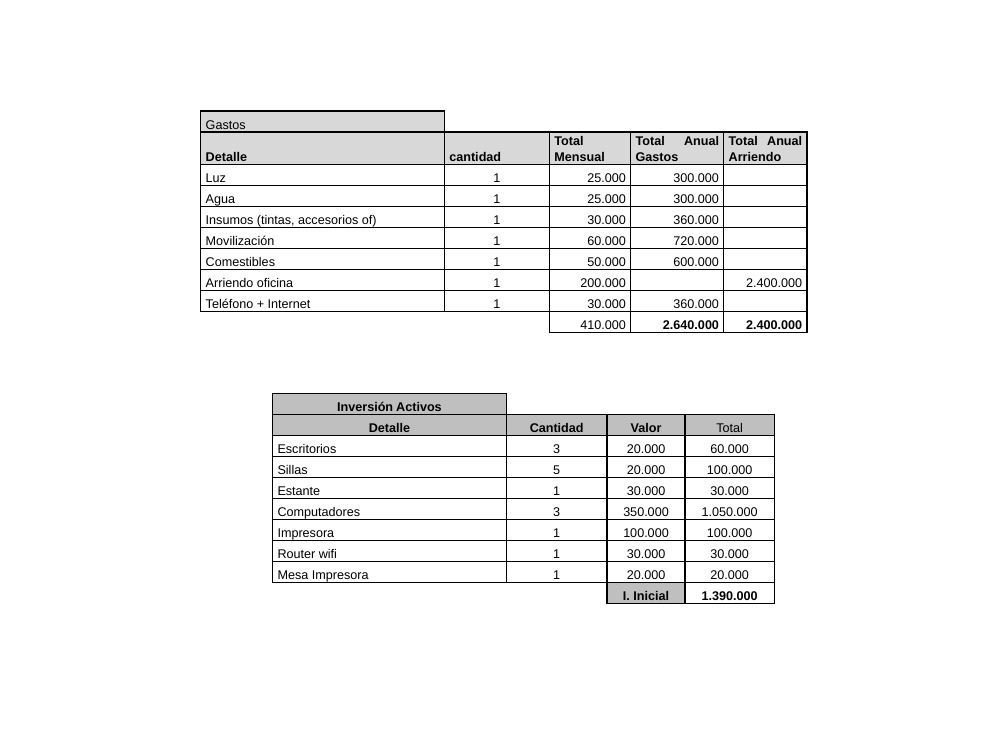
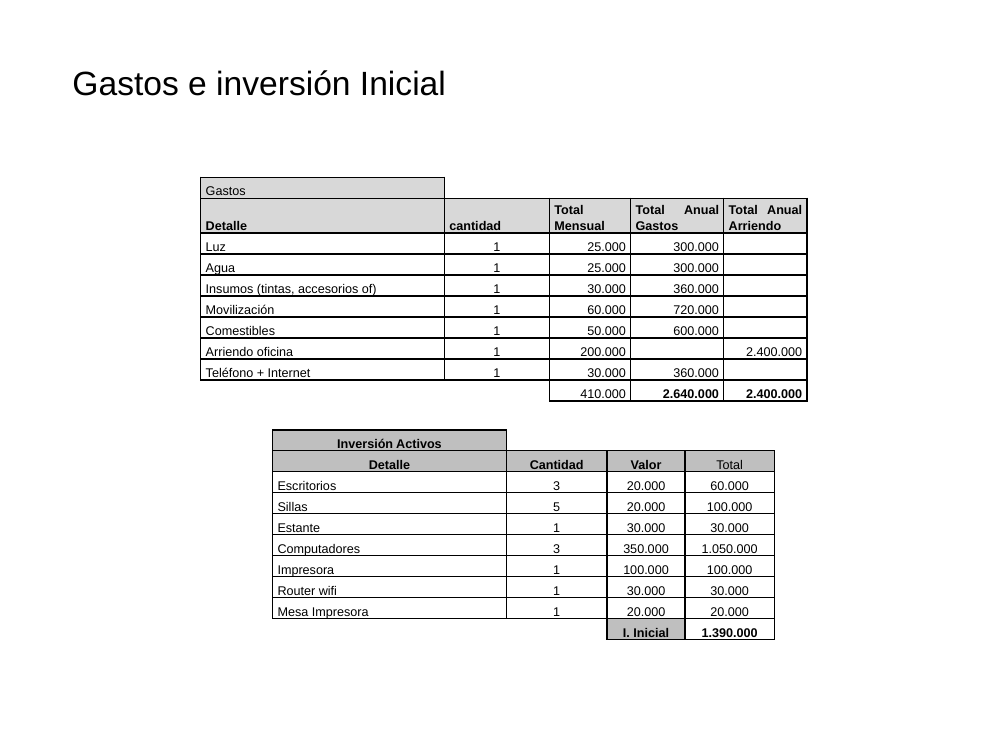
Before and after one commit to saburto/sigset, a slide deck: slide 5 of sigset/documentos/Documentos finales/PresentacionFlujocaja.pptx. Drawn at 1008x756 pixels with LibreOffice and Linux fonts; fonts in the diff are those of the drawing; background and template pictures are left out. Boxes give left, top, right and bottom in pixels: in the first picture for what was removed or moved away, otherwise in the second. Text is boxed around its words. In the diff, an @@ line names an element or a change of style, - is before the commit and + after.

```diff
--- a/sigset/documentos/Documentos finales/PresentacionFlujocaja.pptx
+++ b/sigset/documentos/Documentos finales/PresentacionFlujocaja.pptx
@@ text added at (72, 70, 446, 96), 24 pt, text #000000 @@
+Gastos e inversión Inicial
@@ table: place and size @@
-table at (201, 111, 807, 336)
+table at (201, 177, 807, 405)
@@ table: place and size @@
-table at (248, 393, 775, 606)
+table at (248, 429, 775, 644)
```
Also in this commit, not shown: 5 other slides changed.
